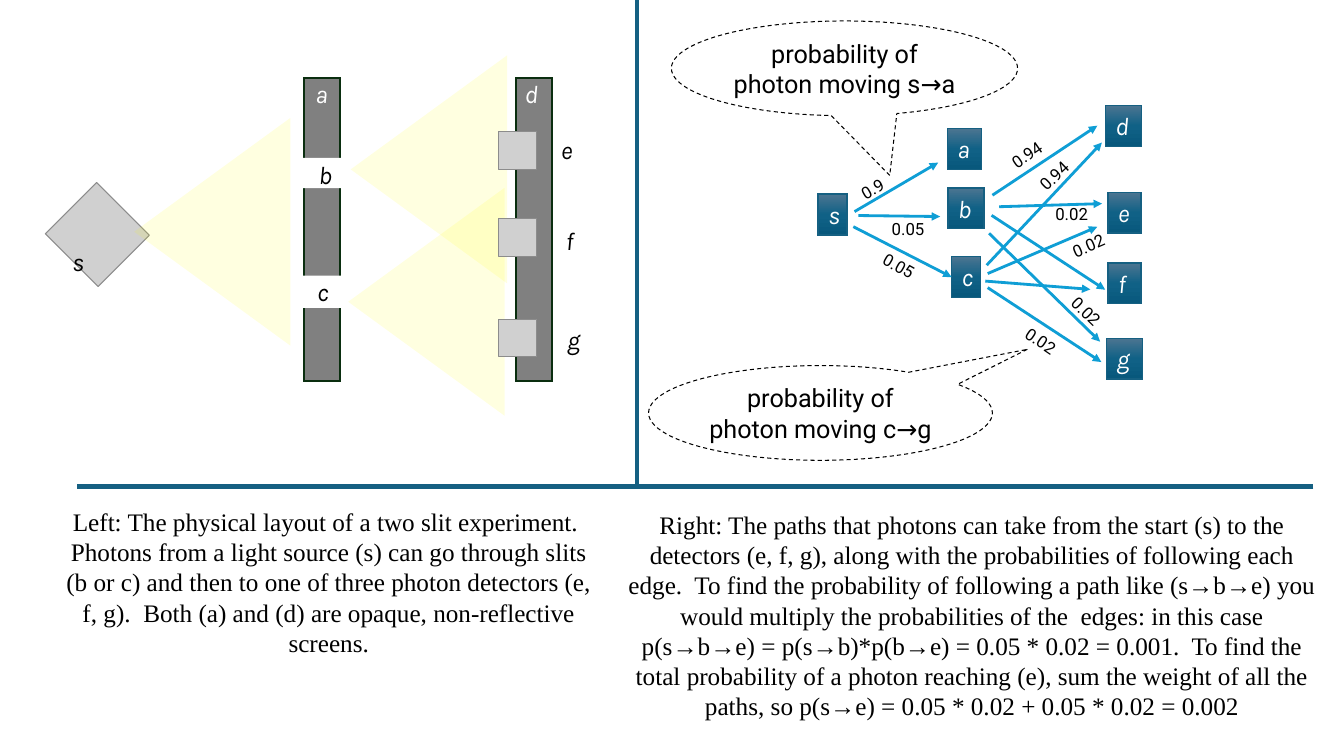
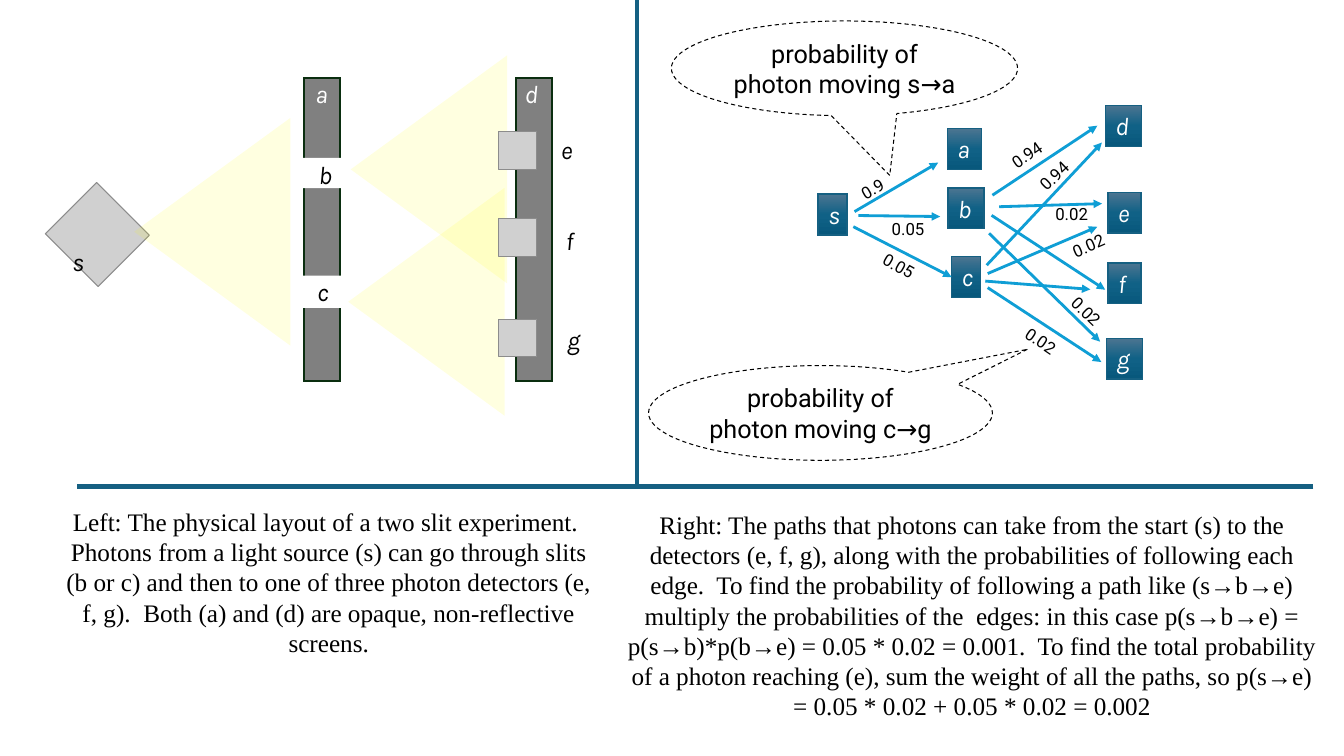
Before and after one commit to wwcohen/wwcohen.github.io, a slide deck: slide 1 of qm/double-slit.pptx. Drawn at 1344x756 pixels with LibreOffice and Linux fonts; fonts in the diff are those of the drawing; grey boxes stand for pictures. Boxes give left, top, right and bottom in pixels: in the first picture for what was removed or moved away, otherwise in the second. Text is boxed around its words. In the diff, an @@ line names an element or a change of style, - is before the commit and + after.

```diff
--- a/qm/double-slit.pptx
+++ b/qm/double-slit.pptx
@@ text at bbox=[628, 516, 1315, 716]: text changed @@
-Right: The paths that photons can take from the start (s) to the detectors (e, f, g), along with the probabilities of following each edge. To find the probability of following a path like (s→b→e) you would multiply the probabilities of the edges: in this case p(s→b→e) = p(s→b)*p(b→e) = 0.05 * 0.02 = 0.001. To find the total probability of a photon reaching (e), sum the weight of all the paths, so p(s→e) = 0.05 * 0.02 + 0.05 * 0.02 = 0.002
+Right: The paths that photons can take from the start (s) to the detectors (e, f, g), along with the probabilities of following each edge. To find the probability of following a path like (s→b→e) multiply the probabilities of the edges: in this case p(s→b→e) = p(s→b)*p(b→e) = 0.05 * 0.02 = 0.001. To find the total probability of a photon reaching (e), sum the weight of all the paths, so p(s→e) = 0.05 * 0.02 + 0.05 * 0.02 = 0.002
```
Also in this commit, not shown: 1 other slide changed, 2 slides added, 1 other file.
